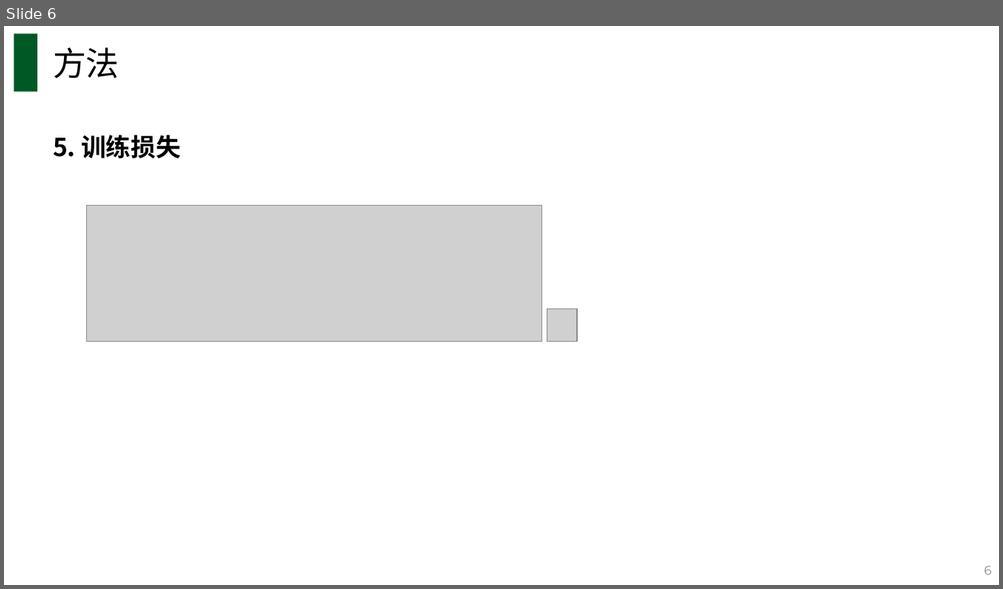
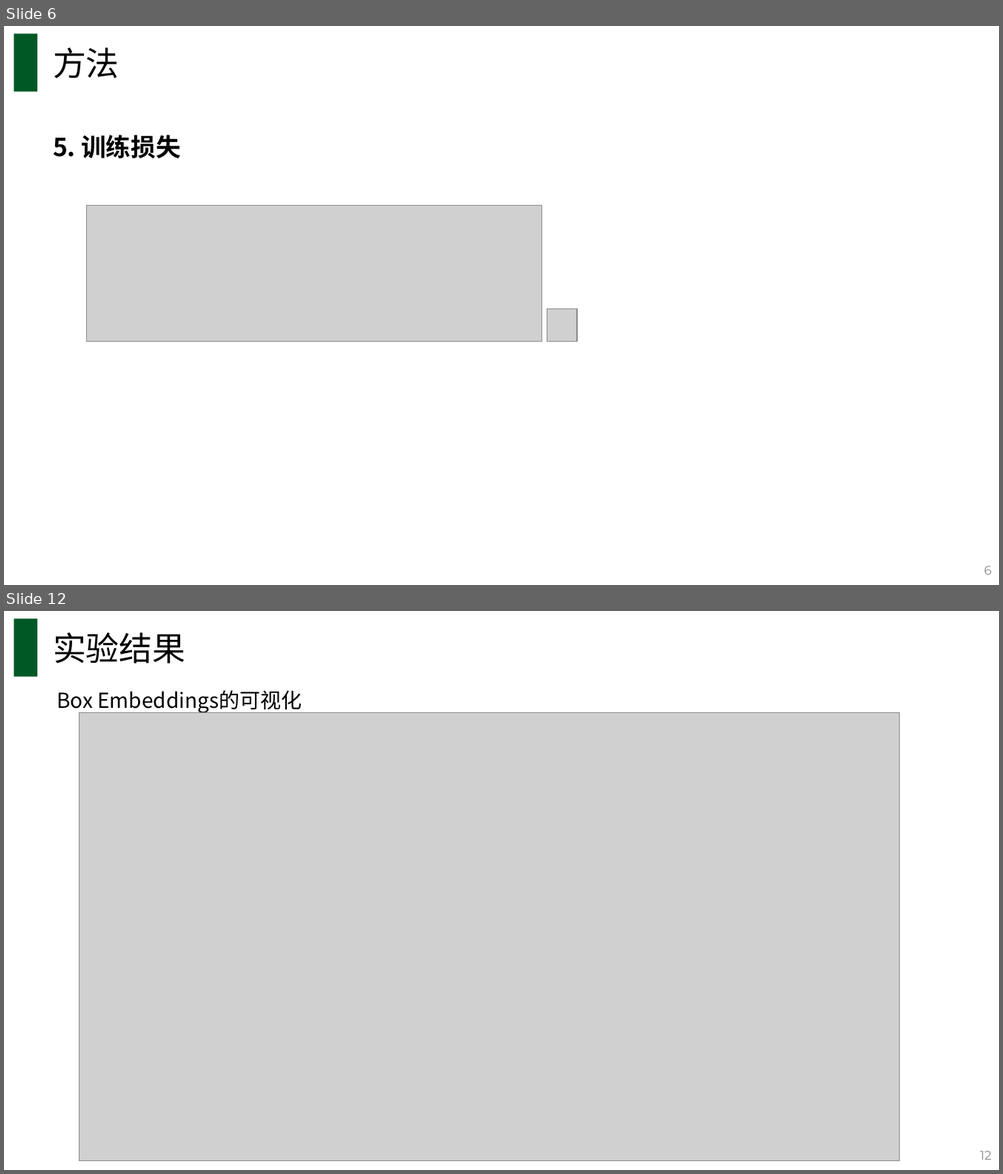
Before and after one commit to Stardust-hyx/paper-notes, a slide deck: 20210811-何羽鑫 -Model_Fine-grained_Entity_Type_with_Box_Embedding.pptx. Shown one above the other, each under a label of ours: slide 6 before the commit, slides 6 and 12 after it; the slides between them are not shown. The pictures are 1003x589 and 1003x1174 pixels, drawn with LibreOffice and Linux fonts; fonts in the diff are those of the drawing; grey boxes stand for pictures. Boxes give left, top, right and bottom in pixels: in the first picture for what was removed or moved away, otherwise in the second. Text is boxed around its words. In the diff, an @@ line names an element or a change of style, - is before the commit and + after.

```diff
--- a/20210811-何羽鑫 -Model_Fine-grained_Entity_Type_with_Box_Embedding.pptx
+++ b/20210811-何羽鑫 -Model_Fine-grained_Entity_Type_with_Box_Embedding.pptx
@@ slide 12 added at [4, 611, 999, 1170], background #FFFFFF @@
@@ rectangle added at [14, 618, 37, 677], fill #005825 @@
@@ text added at [53, 632, 185, 664], 32 pt, text #000000 @@
+实验结果
@@ text added at [57, 690, 301, 714], 20 pt, text #000000 @@
+Box Embeddings的可视化
@@ picture added at [79, 713, 899, 1162] @@
@@ page number added at [979, 1151, 991, 1160], 12 pt, text #898989 @@
+12
```
Also in this commit, not shown: 3 slides changed, 3 other slides added.
